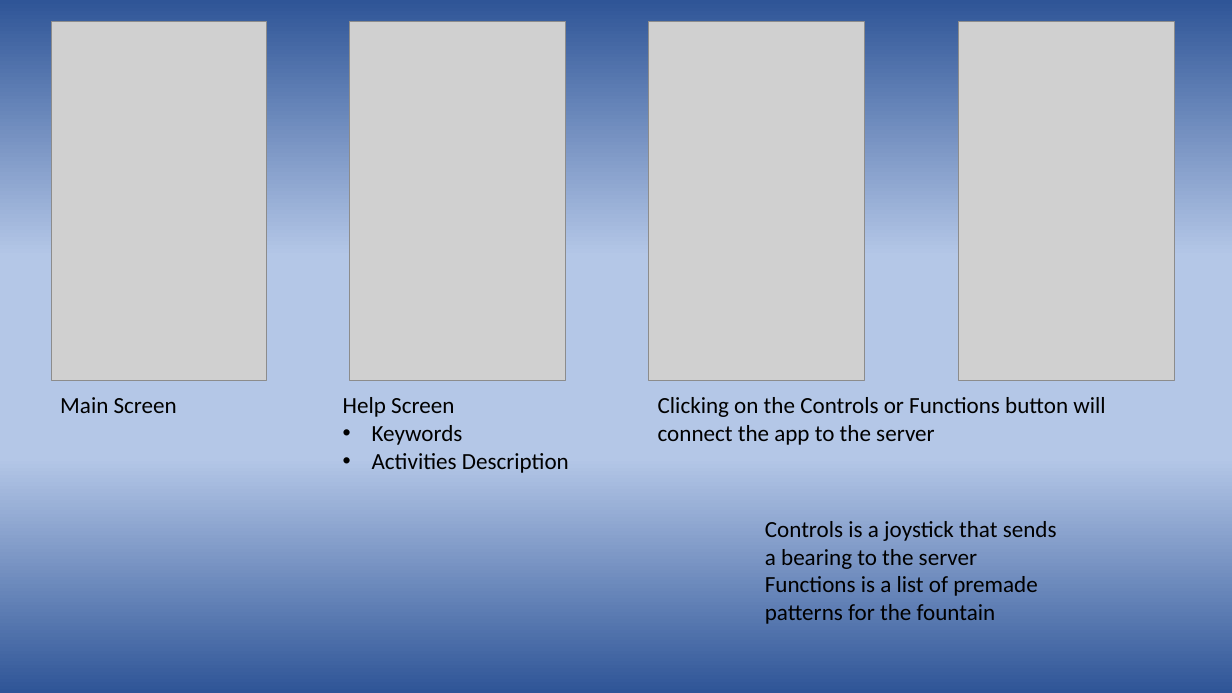
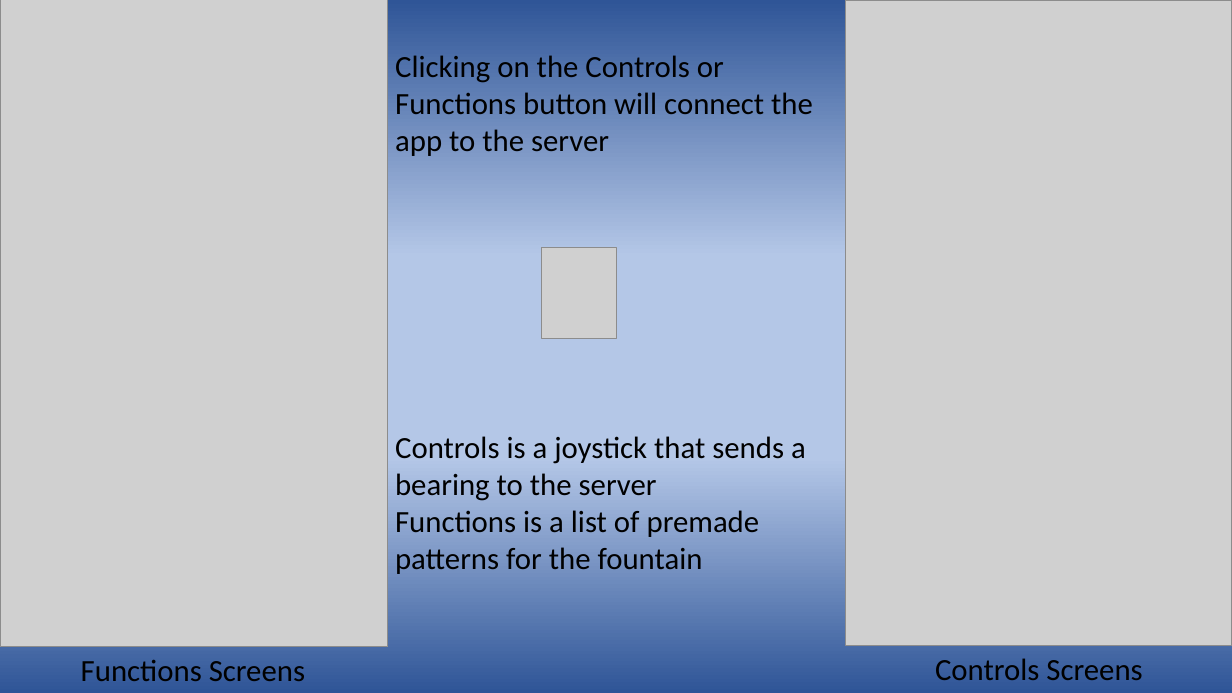
Before and after one commit to d-mariano/DeltaFountains, a slide deck: slide 10 of PresentDemo/Delta Fountains.pptx (slide 9 before the commit). Drawn at 1232x693 pixels with LibreOffice and Linux fonts; fonts in the diff are those of the drawing; grey boxes stand for pictures. Boxes give left, top, right and bottom in pixels: in the first picture for what was removed or moved away, otherwise in the second. Text is boxed around its words. In the diff, an @@ line names an element or a change of style, - is before the commit and + after.

```diff
--- a/PresentDemo/Delta Fountains.pptx
+++ b/PresentDemo/Delta Fountains.pptx
@@ picture added at <box>0,0,388,647</box> @@
@@ picture removed at <box>51,21,266,381</box> @@
@@ picture removed at <box>350,21,566,381</box> @@
@@ picture removed at <box>649,21,864,381</box> @@
@@ picture added at <box>846,0,1232,645</box> @@
@@ picture removed at <box>959,21,1175,381</box> @@
@@ text "Clicking on the Controls or ..." at <box>395,55,813,156</box>: size 18 to 24 pt @@
@@ text "Clicking on the Controls or ...": place and size @@
-text "Clicking on the Controls or ..." at <box>658,397,1105,445</box>
+text "Clicking on the Controls or ..." at <box>395,55,813,156</box>
@@ picture added at <box>542,248,617,339</box> @@
@@ text removed at <box>60,397,177,413</box> @@
-Main Screen
@@ text removed at <box>343,397,569,473</box> @@
-Help Screen
-• Keywords
-• Activities Description
@@ text "Controls is a joystick that ...": place and size @@
-text "Controls is a joystick that ..." at <box>765,521,1057,624</box>
+text "Controls is a joystick that ..." at <box>395,436,806,574</box>
@@ text "Controls is a joystick that ..." at <box>395,436,806,574</box>: size 18 to 24 pt @@
@@ text added at <box>935,658,1142,680</box>, 24 pt, text #000000 @@
+Controls Screens
@@ text added at <box>81,660,305,681</box>, 24 pt, text #000000 @@
+Functions Screens
```
Also in this commit, not shown: 2 other slides changed, 1 slide added.
